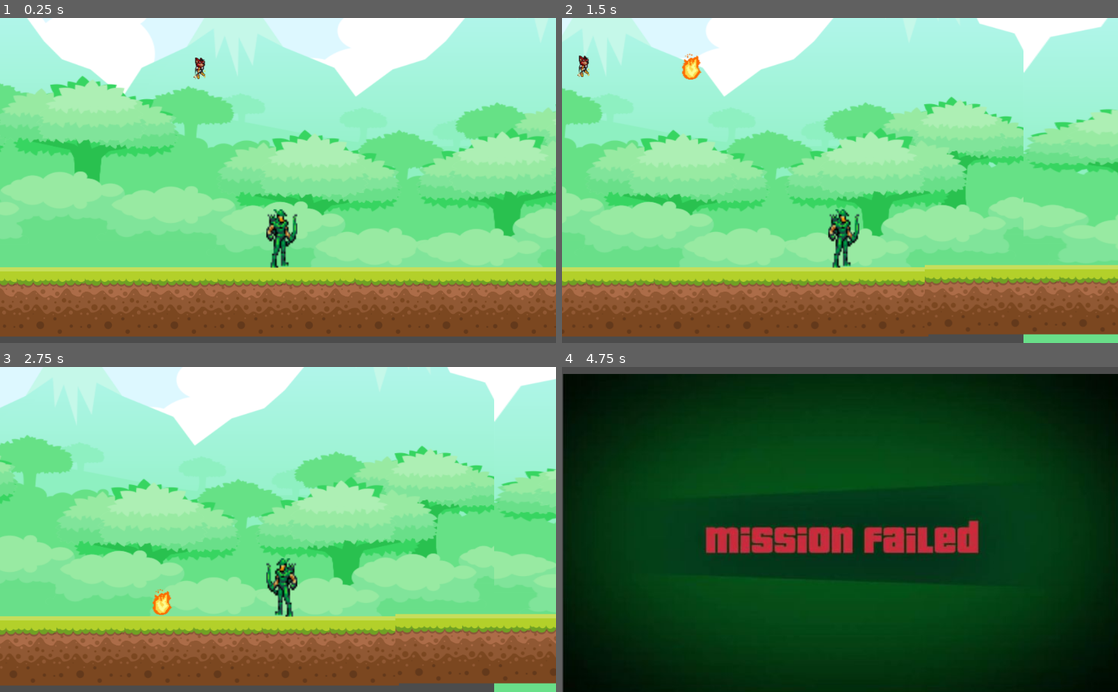
Above: before the commit, frames 1-4 (two rows, left to right).
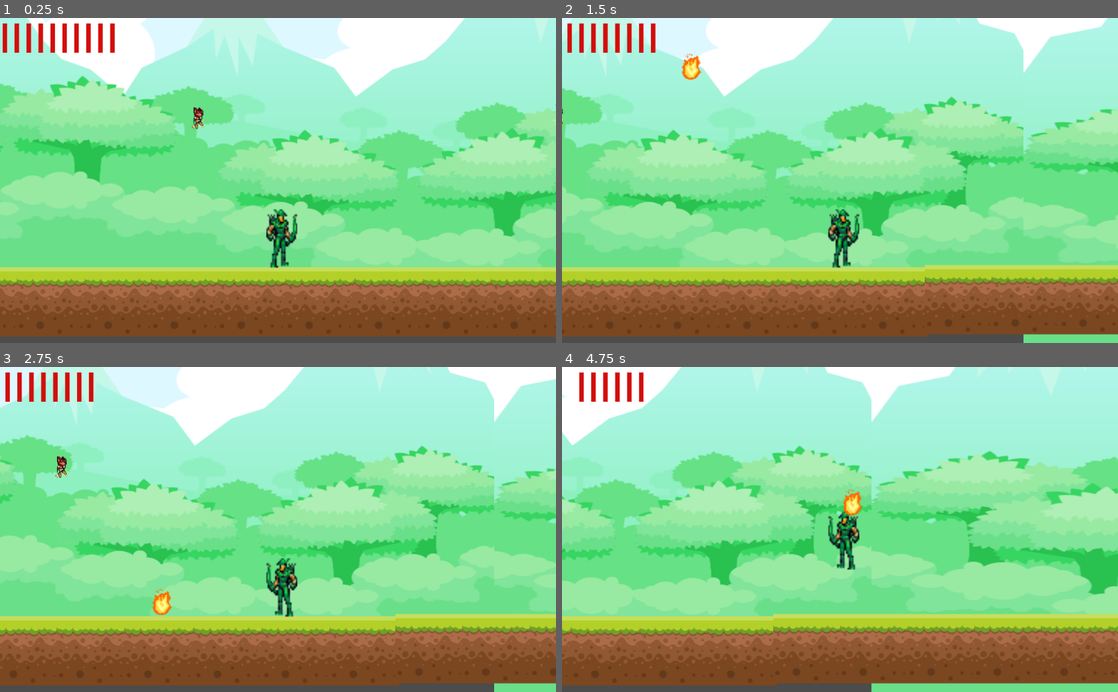
Above: after the commit, the same moments.

Repository: CC-SI/Game_lendas_corrompidas
Game: Godot game, scene res://src/Cenas/Cenario Testes/Cenario Testes.tscn
Two runs of this game, one before a commit and one after it. Both use one fixed random seed, a clock stepped at 60 frames per second and the inputs below.
Inputs:
- Up to frame 1 (0.25 s): no input
- Up to frame 2 (1.5 s): tap Enter (ui_accept) at 0.5, 0.77 s; hold Right (ui_right) from 0.53 s (still down); tap Q (atirar) at 0.6 s; tap F (dash) at 1.35 s
- Up to frame 3 (2.75 s): tap Enter (ui_accept) at 1.52 s; release Right (ui_right) at 2.03 s; hold Left (ui_left) from 2.03 s (still down); tap R (mordida) at 2.1 s
- Up to frame 4 (4.75 s): release Left (ui_left) at 2.78 s; hold Right (ui_right) 2.78-4.28 s; tap V (uivo) at 2.85 s; tap Enter (ui_accept) at 3.02, 3.77, 4.52 s; tap Q (atirar) at 3.6 s; hold Left (ui_left) from 4.28 s (still down); tap F (dash) at 4.35 s

The runs differ from the first frame. In frame 1, 1.1% of the frame differs, in the area x 0-37%, y 1-35%; in frame 2, 0.8%; in frame 3, 0.8%; in frame 4, 100%, in the area x 0-100%, y 0-100%.

Commit message:
feat: barra de vida

Diff:
--- /dev/null
+++ b/src/Cenas/BarraDeVida.gd
@@ -0,0 +1,13 @@
+extends Node2D
+
+var barraDeVida = ""
+
+func _ready():
+	DadosGlobais.iniciarlizar_vida()
+
+func _process(delta):
+	barraDeVida = ""
+	for i in range(DadosGlobais.vidas):
+		barraDeVida += "| "
+	print(barraDeVida)
+	$Vida.text = barraDeVida
--- /dev/null
+++ b/src/Cenas/BarraDeVida.tscn
@@ -0,0 +1,22 @@
+[gd_scene load_steps=4 format=2]
+
+[ext_resource path="res://src/Cenas/BarraDeVida.gd" type="Script" id=1]
+[ext_resource path="res://src/Fonts/Boldonse-Regular.ttf" type="DynamicFontData" id=2]
+
+[sub_resource type="DynamicFont" id=1]
+size = 37
+font_data = ExtResource( 2 )
+
+[node name="BarraDeVida" type="Node2D"]
+script = ExtResource( 1 )
+
+[node name="Vida" type="Label" parent="."]
+margin_left = 3.0
+margin_right = 189.0
+margin_bottom = 72.0
+custom_colors/font_color = Color( 0.827451, 0.0509804, 0.0392157, 1 )
+custom_fonts/font = SubResource( 1 )
+text = "| | | | | | |"
+align = 1
+valign = 1
+uppercase = true
--- a/src/Cenas/Cenario Testes/Cenario Testes.tscn
+++ b/src/Cenas/Cenario Testes/Cenario Testes.tscn
@@ -1,10 +1,11 @@
-[gd_scene load_steps=8 format=2]
+[gd_scene load_steps=9 format=2]
 
 [ext_resource path="res://src/Texturas/Cenario/Tiles/2.png" type="Texture" id=1]
 [ext_resource path="res://src/Cenas/Player.tscn" type="PackedScene" id=2]
 [ext_resource path="res://src/Texturas/Cenario/BG/BG.png" type="Texture" id=3]
 [ext_resource path="res://src/Cenas/Inimigos/Morcego.tscn" type="PackedScene" id=4]
 [ext_resource path="res://src/Cenas/Inimigos/MonstroDasLavas.tscn" type="PackedScene" id=5]
+[ext_resource path="res://src/Cenas/BarraDeVida.tscn" type="PackedScene" id=6]
 
 [sub_resource type="RectangleShape2D" id=1]
 extents = Vector2( 1115.5, 10 )
@@ -122,7 +123,12 @@
 position = Vector2( 604, 404 )
 
 [node name="Morcego" parent="." instance=ExtResource( 4 )]
-position = Vector2( 432, 98 )
+position = Vector2( 429, 190 )
 
 [node name="MonstroDasCinzas" parent="." instance=ExtResource( 5 )]
 position = Vector2( 42, 431 )
+
+[node name="ParallaxBackground" type="ParallaxBackground" parent="."]
+layer = 1
+
+[node name="BarraDeVida" parent="ParallaxBackground" instance=ExtResource( 6 )]
Binary file added: src/Fonts/Boldonse-Regular.ttf
